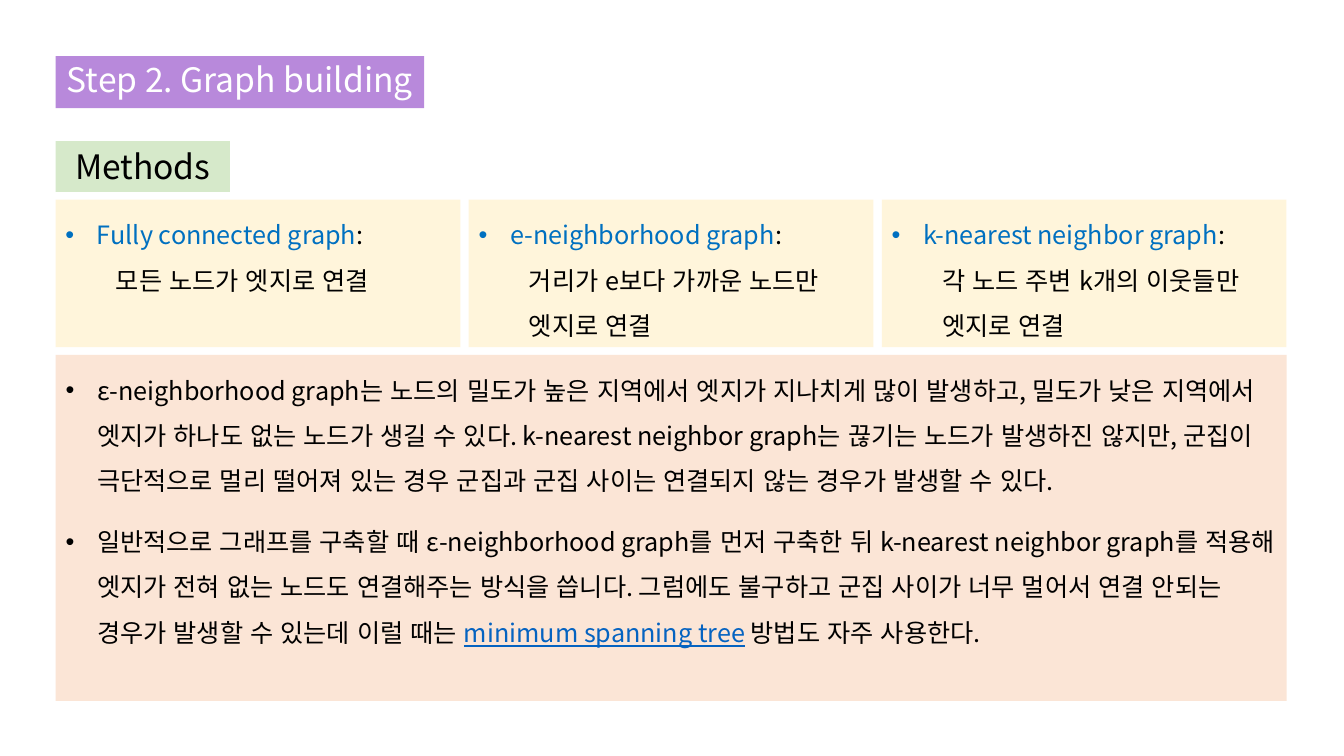
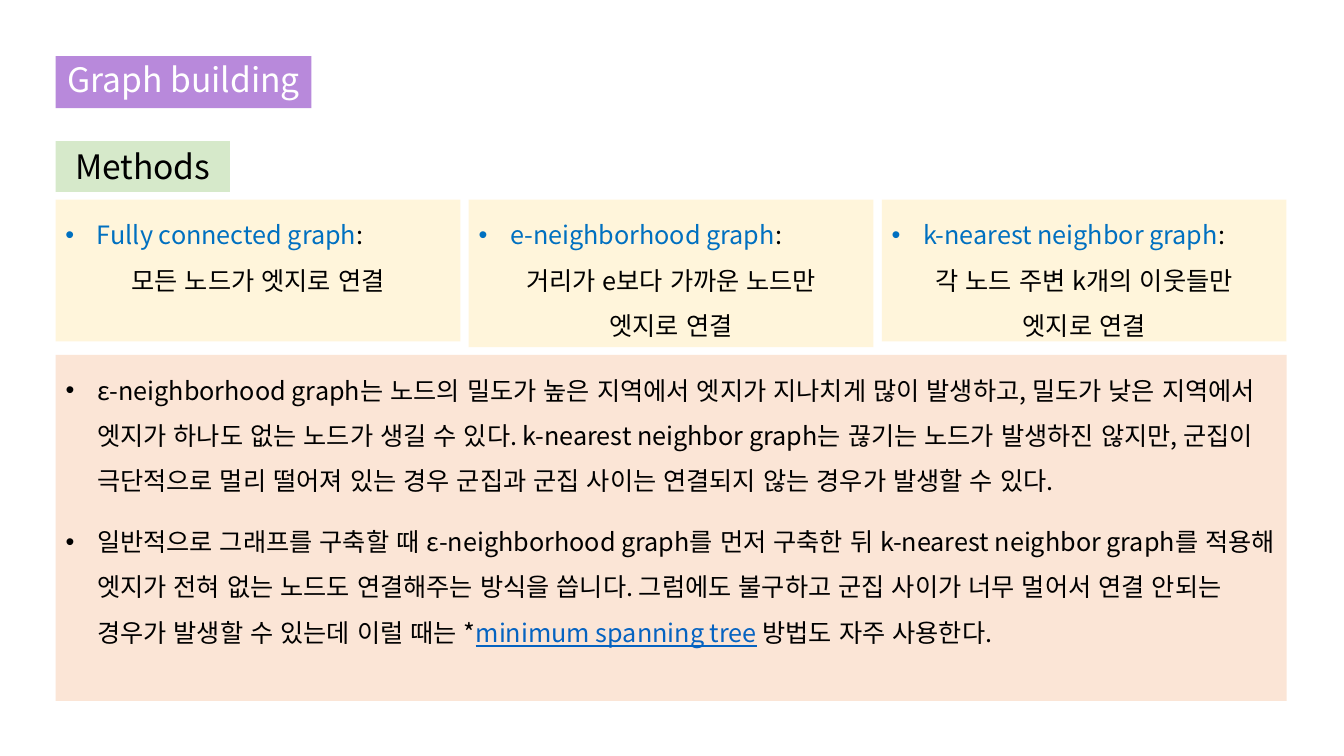
Before and after one commit to Blockhead4/Python-Project, a slide deck: slide 6 of Purrsong/Spectral Clustering_190822.pptx (slide 5 before the commit). Drawn at 1344x756 pixels with LibreOffice and Linux fonts; fonts in the diff are those of the drawing. Boxes give left, top, right and bottom in pixels: in the first picture for what was removed or moved away, otherwise in the second. Text is boxed around its words. In the diff, an @@ line names an element or a change of style, - is before the commit and + after.

Commit message:
add

```diff
--- a/Purrsong/Spectral Clustering_190822.pptx
+++ b/Purrsong/Spectral Clustering_190822.pptx
@@ title "Graph building": place and size @@
-title "Graph building" at [55,56,424,109]
+title "Graph building" at [55,56,312,109]
@@ title at [67,65,299,101]: text changed @@
-Step 2. Graph building
+Graph building
@@ rectangle "Fully connected graph:": place and size @@
-rectangle "Fully connected graph:" at [55,200,461,347]
+rectangle "Fully connected graph:" at [55,200,461,342]
@@ rectangle "k-nearest neighbor graph:": place and size @@
-rectangle "k-nearest neighbor graph:" at [882,200,1288,347]
+rectangle "k-nearest neighbor graph:" at [882,200,1288,342]
@@ text in rectangle at [131,269,384,292]: alignment left to centre; list level 2 to 1 in "모든 노드가 엣지로 연결" @@
@@ text in rectangle at [526,269,817,337]: text changed @@
-  거리가 e보다 가까운 노드만 엣지로 연결
+거리가 e보다 가까운 노드만
+엣지로 연결
@@ text in rectangle at [936,269,1233,337]: text changed @@
-  각 노드 주변 k개의 이웃들만 엣지로 연결
+각 노드 주변 k개의 이웃들만
+엣지로 연결
@@ text in rectangle at [97,530,1276,648]: text changed @@
-• 일반적으로 그래프를 구축할 때 ε-neighborhood graph를 먼저 구축한 뒤 k-nearest neighbor graph를 적용해 엣지가 전혀 없는 노드도 연결해주는 방식을 씁니다. 그럼에도 불구하고 군집 사이가 너무 멀어서 연결 안되는 경우가 발생할 수 있는데 이럴 때는 minimum spanning tree 방법도 자주 사용한다.
+• 일반적으로 그래프를 구축할 때 ε-neighborhood graph를 먼저 구축한 뒤 k-nearest neighbor graph를 적용해 엣지가 전혀 없는 노드도 연결해주는 방식을 씁니다. 그럼에도 불구하고 군집 사이가 너무 멀어서 연결 안되는 경우가 발생할 수 있는데 이럴 때는 *minimum spanning tree 방법도 자주 사용한다.
```
Also in this commit, not shown: 3 other slides changed, 13 slides added, 1 slide removed.
